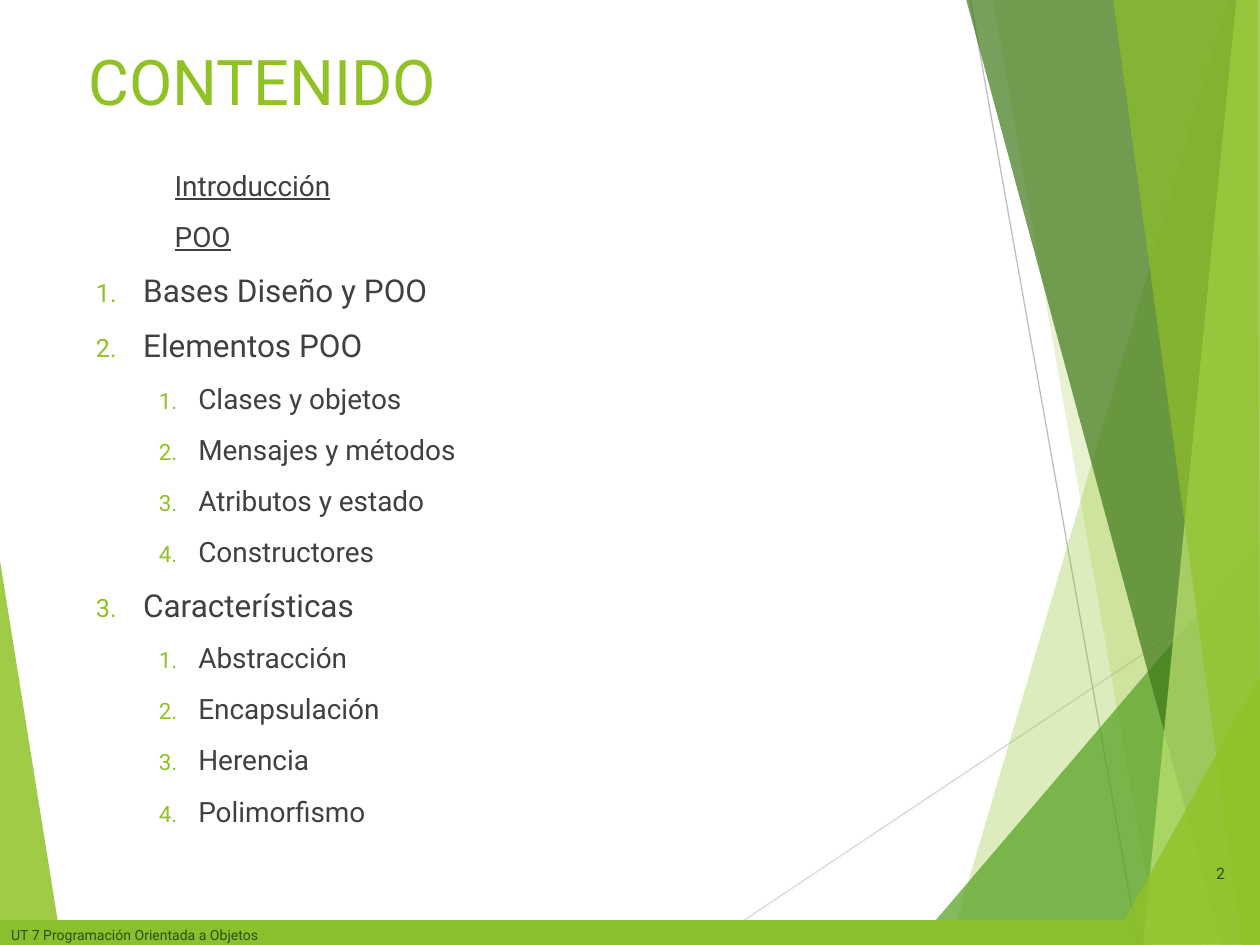
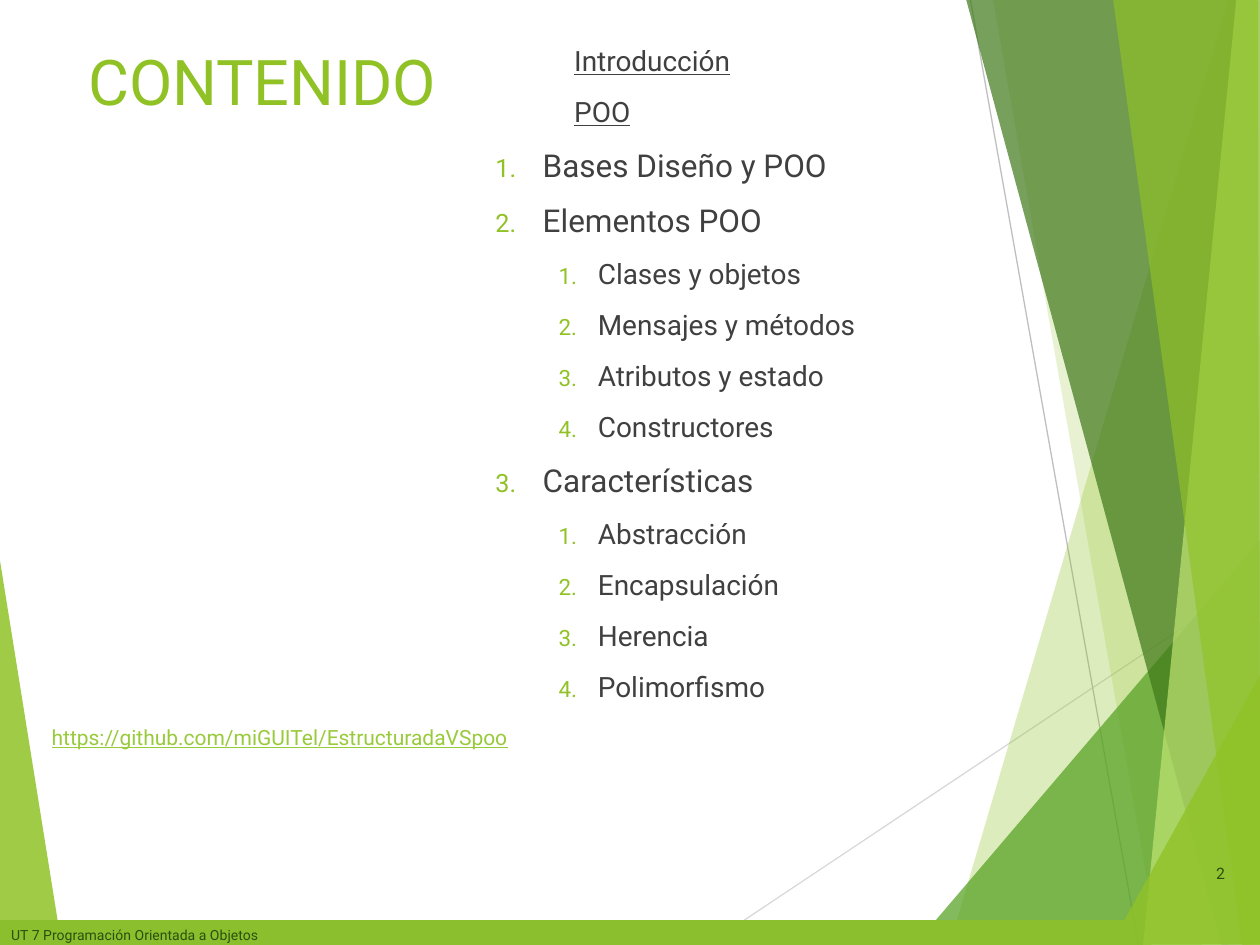
Before and after one commit to miGUITel/ED, a slide deck: slide 2 of 00 PRESENTACIONES compartida alumnos/ED04n - POO.pptx. Drawn at 1260x945 pixels with LibreOffice and Linux fonts; fonts in the diff are those of the drawing; background and template pictures are left out. Boxes give left, top, right and bottom in pixels: in the first picture for what was removed or moved away, otherwise in the second. Text is boxed around its words. In the diff, an @@ line names an element or a change of style, - is before the commit and + after.

```diff
--- a/00 PRESENTACIONES compartida alumnos/ED04n - POO.pptx
+++ b/00 PRESENTACIONES compartida alumnos/ED04n - POO.pptx
@@ text "Introducción": place and size @@
-text "Introducción" at bbox=[143, 175, 455, 823]
+text "Introducción" at bbox=[543, 50, 855, 698]
@@ text added at bbox=[52, 729, 508, 750], 12 pt, text #99CA3C, underline @@
+https://github.com/miGUITel/EstructuradaVSpoo
```
Also in this commit, not shown: 3 other slides changed, 5 other files.
